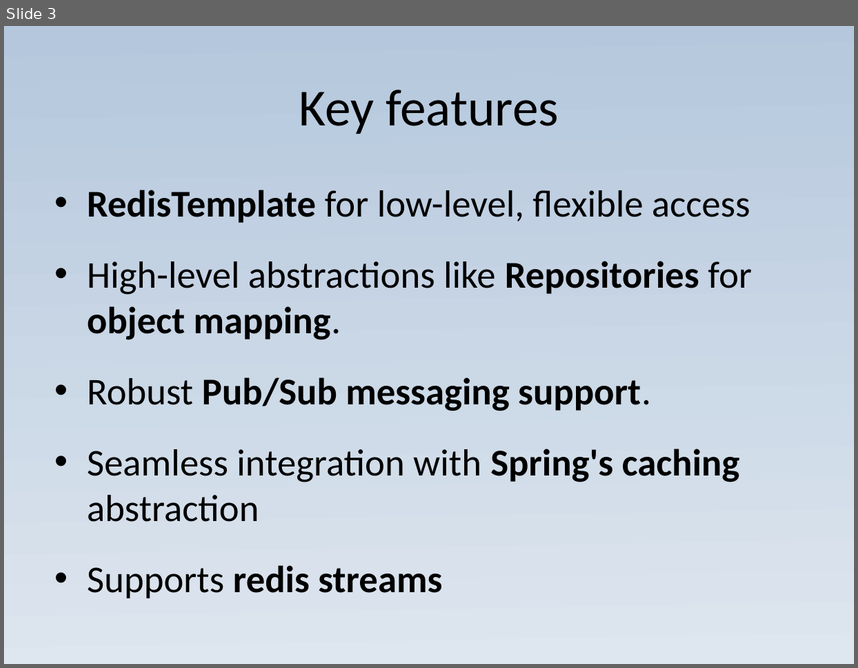
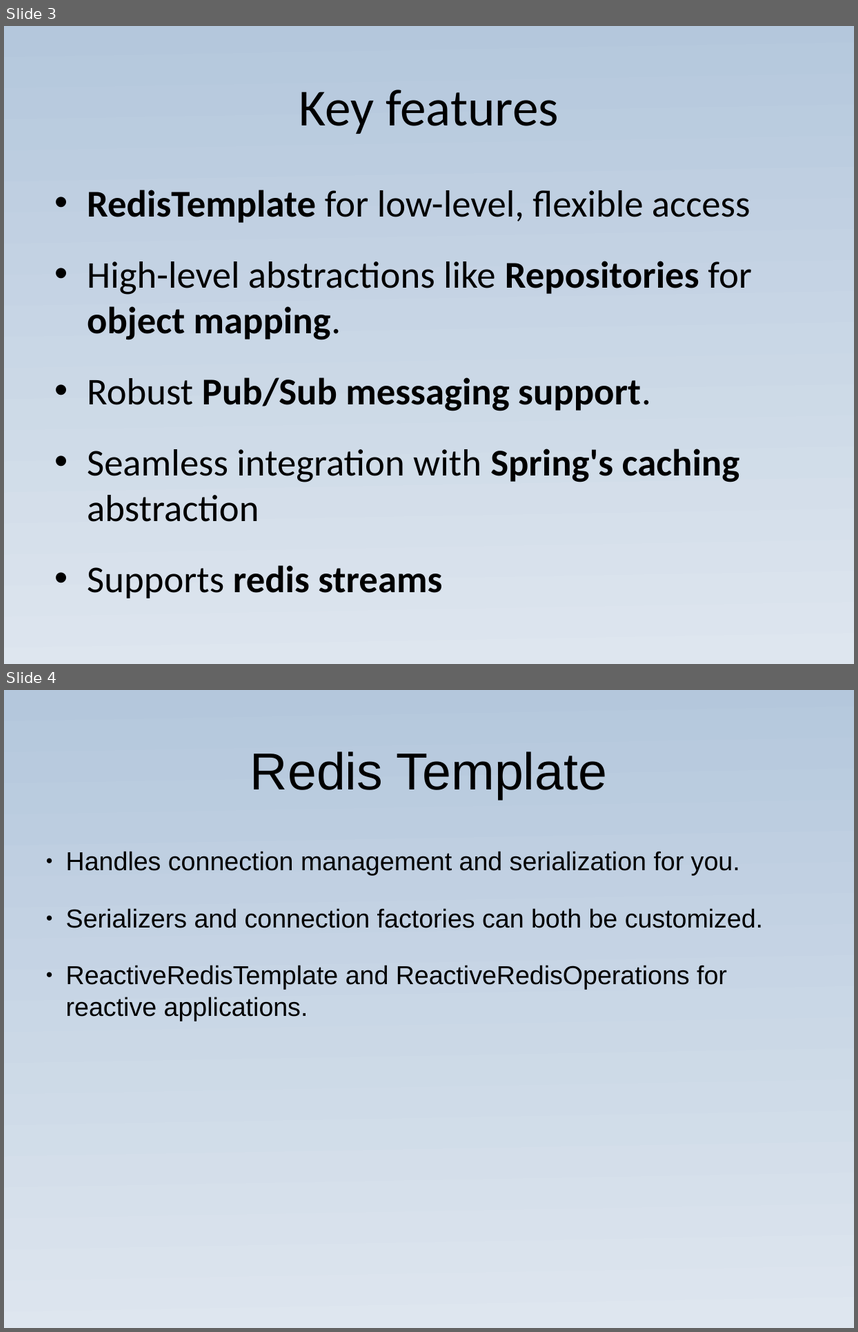
Before and after one commit to JoaoGuilhermedeSa/spring-data-redis, a slide deck: spring_data_redis_presentation_with_code.pptx. Shown one above the other, each under a label of ours: slide 3 before the commit, slides 3 and 4 after it. The pictures are 858x668 and 858x1332 pixels, drawn with LibreOffice and Linux fonts; fonts in the diff are those of the drawing. Boxes give left, top, right and bottom in pixels: in the first picture for what was removed or moved away, otherwise in the second. Text is boxed around its words. In the diff, an @@ line names an element or a change of style, - is before the commit and + after.

```diff
--- a/spring_data_redis_presentation_with_code.pptx
+++ b/spring_data_redis_presentation_with_code.pptx
@@ slide 4 added at box(4, 690, 854, 1328), background gradient #B4C7DC to #DEE6EF @@
@@ title added at box(250, 751, 607, 799), 44 pt, text #000000 @@
+Redis Template
@@ text added at box(66, 851, 763, 1021), 22 pt, text #000000 @@
+● Handles connection management and serialization for you.
+● Serializers and connection factories can both be customized.
+● ReactiveRedisTemplate and ReactiveRedisOperations for reactive applications.
```
Also in this commit, not shown: 3 slides changed, 1 other slide added, 1 slide removed, 30 other files.
